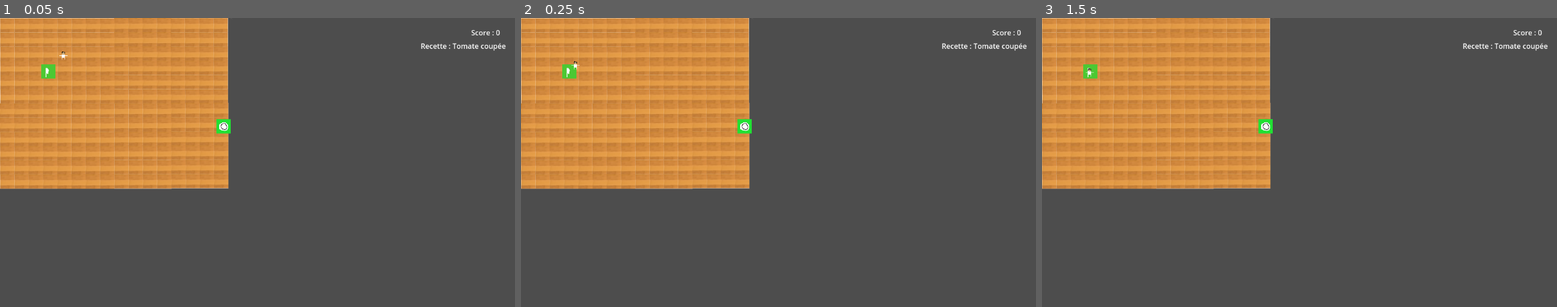
Above: before the commit, frames 1-3 (left to right).
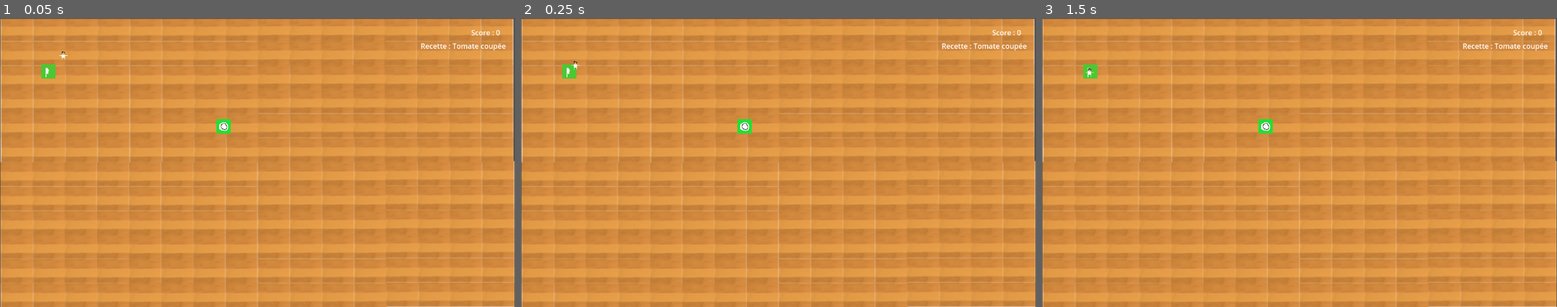
Above: after the commit, the same moments.

Repository: K41lee/Overcooked
Game: Godot game, scene res://Scene/Main/main.tscn
Two runs of this game, one before a commit and one after it. Both use one fixed random seed, a clock stepped at 60 frames per second and the inputs below. Before the commit the project starts from res://main.tscn.
Inputs:
- Up to frame 1 (0.05 s): no input
- Up to frame 2 (0.25 s): no input
- Up to frame 3 (1.5 s): tap Enter (ui_accept) at 0.5, 0.77, 1.25 s; hold Right (ui_right) 0.53-1.28 s; hold Down (ui_down) from 1.28 s (still down)

The runs differ from the first frame. In frame 1, 78% of the frame differs, in the area x 0-100%, y 0-100%; in frame 2, 78%; in frame 3, 78%.
Error before the commit: Attempt to call function 'get_overlapping_bodies' in base 'null instance' on a null instance. (res://Scene/Character/player.gd:20)
Error after the commit: Attempt to call function 'get_overlapping_bodies' in base 'null instance' on a null instance. (res://Scene/Character/Script/player.gd:20)

Commit message:
Background + refonte des dossier

Diff:
--- /dev/null
+++ b/Scene/Background/Background.tscn
@@ -0,0 +1,8 @@
+[gd_scene load_steps=2 format=3 uid="uid://bi726se5gvxhb"]
+
+[ext_resource type="Texture2D" uid="uid://skoxuaot3hbr" path="res://Scene/Background/Sprite/Sol.png" id="1_maq8r"]
+
+[node name="TextureRect" type="TextureRect"]
+offset_right = 40.0
+offset_bottom = 40.0
+texture = ExtResource("1_maq8r")
--- a/Scene/Character/player.tscn
+++ b/Scene/Character/player.tscn
@@ -1,8 +1,8 @@
 [gd_scene load_steps=6 format=3 uid="uid://ctmkxs56lmx33"]
 
 [ext_resource type="Texture2D" uid="uid://c0hjr7onql7i2" path="res://Scene/Character/Sprite/New Piskel.png" id="1_5trst"]
-[ext_resource type="Script" uid="uid://qxo0ce3mskbe" path="res://Scene/Character/path_follow_2d.gd" id="1_087al"]
-[ext_resource type="Script" uid="uid://dnwuhhr5jccq1" path="res://Scene/Character/player.gd" id="1_vmgdj"]
+[ext_resource type="Script" uid="uid://qxo0ce3mskbe" path="res://Scene/Character/Script/path_follow_2d.gd" id="1_087al"]
+[ext_resource type="Script" uid="uid://dnwuhhr5jccq1" path="res://Scene/Character/Script/player.gd" id="1_vmgdj"]
 
 [sub_resource type="Curve2D" id="Curve2D_5trst"]
 _data = {
--- /dev/null
+++ b/Scene/Main/main.tscn
@@ -0,0 +1,56 @@
+[gd_scene load_steps=11 format=3 uid="uid://cfwit30b4ygwb"]
+
+[ext_resource type="Script" uid="uid://b3nmxi6an12yf" path="res://Scene/Main/main.gd" id="1_otq45"]
+[ext_resource type="PackedScene" uid="uid://ctmkxs56lmx33" path="res://Scene/Character/player.tscn" id="2_mkk67"]
+[ext_resource type="PackedScene" uid="uid://cpy7x5bu22keu" path="res://Scene/furniture/Spawner/Scene/IngredientSpawner.tscn" id="3_6rqp4"]
+[ext_resource type="PackedScene" uid="uid://cm6cmynfbh5pj" path="res://Scene/furniture/cutting_board.tscn" id="4_f3d4m"]
+[ext_resource type="PackedScene" uid="uid://bpaeaht1khxgi" path="res://Scene/furniture/serving_plate.tscn" id="5_phfrx"]
+[ext_resource type="PackedScene" uid="uid://dr3mrc7y22nex" path="res://Scene/Background/ui.tscn" id="6_8ao5t"]
+[ext_resource type="Script" uid="uid://curmwaet56ad3" path="res://Scene/Character/Script/cuisinier.gd" id="7_ymll4"]
+[ext_resource type="Texture2D" uid="uid://c0hjr7onql7i2" path="res://Scene/Character/Sprite/New Piskel.png" id="8_ryx2q"]
+[ext_resource type="PackedScene" uid="uid://bi726se5gvxhb" path="res://Scene/Background/Background.tscn" id="9_mkk67"]
+
+[sub_resource type="CapsuleShape2D" id="CapsuleShape2D_4c57u"]
+
+[node name="Main" type="Node2D"]
+position = Vector2(148, 76)
+script = ExtResource("1_otq45")
+
+[node name="TextureRect" parent="." instance=ExtResource("9_mkk67")]
+offset_left = -147.0
+offset_top = -74.0
+offset_right = 1003.0
+offset_bottom = 572.0
+
+[node name="Player" type="Node2D" parent="."]
+visible = false
+position = Vector2(-142, 643)
+
+[node name="Player" parent="Player" instance=ExtResource("2_mkk67")]
+position = Vector2(-134, -661)
+
+[node name="IngredientSpawner" type="Node2D" parent="."]
+position = Vector2(82, 3)
+
+[node name="IngredientSpawner" parent="IngredientSpawner" instance=ExtResource("3_6rqp4")]
+
+[node name="CuttingBoard" parent="." instance=ExtResource("4_f3d4m")]
+position = Vector2(-40, 44)
+
+[node name="ServingPlate" parent="." instance=ExtResource("5_phfrx")]
+position = Vector2(379, 578)
+
+[node name="Cuisinier" type="CharacterBody2D" parent="."]
+script = ExtResource("7_ymll4")
+
+[node name="Sprite2D" type="Sprite2D" parent="Cuisinier"]
+texture_filter = 1
+texture = ExtResource("8_ryx2q")
+
+[node name="CollisionShape2D" type="CollisionShape2D" parent="Cuisinier"]
+shape = SubResource("CapsuleShape2D_4c57u")
+
+[node name="CanvasLayer" type="CanvasLayer" parent="."]
+
+[node name="UI" parent="CanvasLayer" instance=ExtResource("6_8ao5t")]
+script = null
--- a/Scene/furniture/kitchen_tile_map.gd
+++ /dev/null
@@ -1 +0,0 @@
-extends TileMap
--- a/Scene/furniture/kitchen_tile_map.tscn
+++ /dev/null
@@ -1,14 +0,0 @@
-[gd_scene load_steps=3 format=3 uid="uid://8ycd8ips1q5u"]
-
-[ext_resource type="Texture2D" uid="uid://skoxuaot3hbr" path="res://Scene/Background/Sprite/Sol.png" id="1_vwk5y"]
-
-[sub_resource type="TileSet" id="TileSet_c0vyu"]
-tile_size = Vector2i(126, 80)
-
-[node name="KitchenTileMap" type="TileMap"]
-tile_set = SubResource("TileSet_c0vyu")
-format = 2
-
-[node name="Sol" type="Sprite2D" parent="."]
-position = Vector2(0, -1)
-texture = ExtResource("1_vwk5y")
--- a/main.tscn
+++ /dev/null
@@ -1,59 +0,0 @@
-[gd_scene load_steps=12 format=3 uid="uid://cfwit30b4ygwb"]
-
-[ext_resource type="Script" uid="uid://b3nmxi6an12yf" path="res://main.gd" id="1_ig7tw"]
-[ext_resource type="PackedScene" uid="uid://8ycd8ips1q5u" path="res://Scene/furniture/kitchen_tile_map.tscn" id="2_272bh"]
-[ext_resource type="PackedScene" uid="uid://ctmkxs56lmx33" path="res://Scene/Character/player.tscn" id="2_lquwl"]
-[ext_resource type="Script" uid="uid://lpa85ndle0mi" path="res://Scene/furniture/kitchen_tile_map.gd" id="3_5vw27"]
-[ext_resource type="PackedScene" uid="uid://cm6cmynfbh5pj" path="res://Scene/furniture/cutting_board.tscn" id="3_7mycd"]
-[ext_resource type="PackedScene" uid="uid://cpy7x5bu22keu" path="res://Scene/furniture/IngredientSpawner.tscn" id="3_272bh"]
-[ext_resource type="PackedScene" uid="uid://bpaeaht1khxgi" path="res://Scene/furniture/serving_plate.tscn" id="4_272bh"]
-[ext_resource type="PackedScene" uid="uid://dr3mrc7y22nex" path="res://Scene/Background/ui.tscn" id="5_5vw27"]
-[ext_resource type="Script" uid="uid://curmwaet56ad3" path="res://cuisinier.gd" id="9_4c57u"]
-[ext_resource type="Texture2D" uid="uid://c0hjr7onql7i2" path="res://Scene/Character/Sprite/New Piskel.png" id="9_kek77"]
-
-[sub_resource type="CapsuleShape2D" id="CapsuleShape2D_4c57u"]
-
-[node name="Main" type="Node2D"]
-position = Vector2(148, 76)
-script = ExtResource("1_ig7tw")
-
-[node name="TileMap" type="TileMap" parent="."]
-format = 2
-
-[node name="KitchenTileMap" parent="TileMap" instance=ExtResource("2_272bh")]
-texture_filter = 1
-position = Vector2(107, 116)
-script = ExtResource("3_5vw27")
-
-[node name="Player" type="Node2D" parent="."]
-visible = false
-position = Vector2(-142, 643)
-
-[node name="Player" parent="Player" instance=ExtResource("2_lquwl")]
-position = Vector2(-134, -661)
-
-[node name="IngredientSpawner" type="Node2D" parent="."]
-position = Vector2(82, 3)
-
-[node name="IngredientSpawner" parent="IngredientSpawner" instance=ExtResource("3_272bh")]
-
-[node name="CuttingBoard" parent="." instance=ExtResource("3_7mycd")]
-position = Vector2(-40, 44)
-
-[node name="ServingPlate" parent="." instance=ExtResource("4_272bh")]
-position = Vector2(379, 578)
-
-[node name="CanvasLayer" type="CanvasLayer" parent="."]
-
-[node name="UI" parent="CanvasLayer" instance=ExtResource("5_5vw27")]
-script = null
-
-[node name="Cuisinier" type="CharacterBody2D" parent="."]
-script = ExtResource("9_4c57u")
-
-[node name="Sprite2D" type="Sprite2D" parent="Cuisinier"]
-texture_filter = 1
-texture = ExtResource("9_kek77")
-
-[node name="CollisionShape2D" type="CollisionShape2D" parent="Cuisinier"]
-shape = SubResource("CapsuleShape2D_4c57u")
Binary file changed: Scene/Background/Sprite/Sol.png
Renamed: cuisinier.gd -> Scene/Character/Script/cuisinier.gd
Renamed: cuisinier.gd.uid -> Scene/Character/Script/cuisinier.gd.uid
Renamed: Scene/Character/path_follow_2d.gd -> Scene/Character/Script/path_follow_2d.gd
Renamed: Scene/Character/path_follow_2d.gd.uid -> Scene/Character/Script/path_follow_2d.gd.uid
Renamed: Scene/Character/player.gd -> Scene/Character/Script/player.gd
Renamed: Scene/Character/player.gd.uid -> Scene/Character/Script/player.gd.uid
Renamed: main.gd -> Scene/Main/main.gd
Renamed: main.gd.uid -> Scene/Main/main.gd.uid
Not shown, removed: Scene/furniture/kitchen_tile_map.gd.uid
